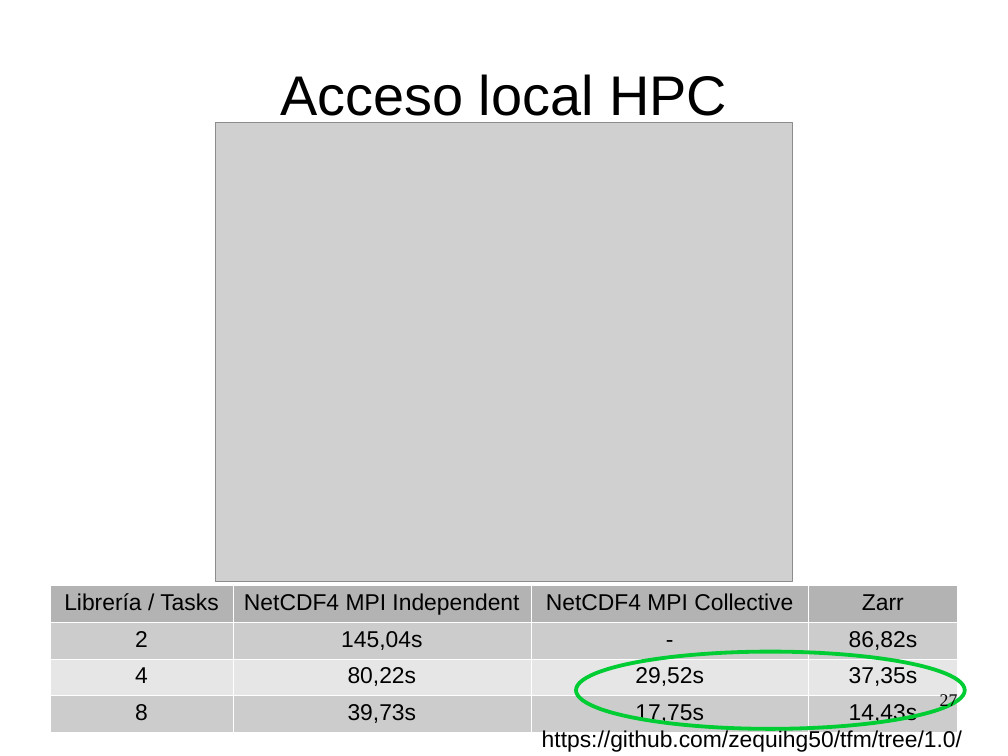
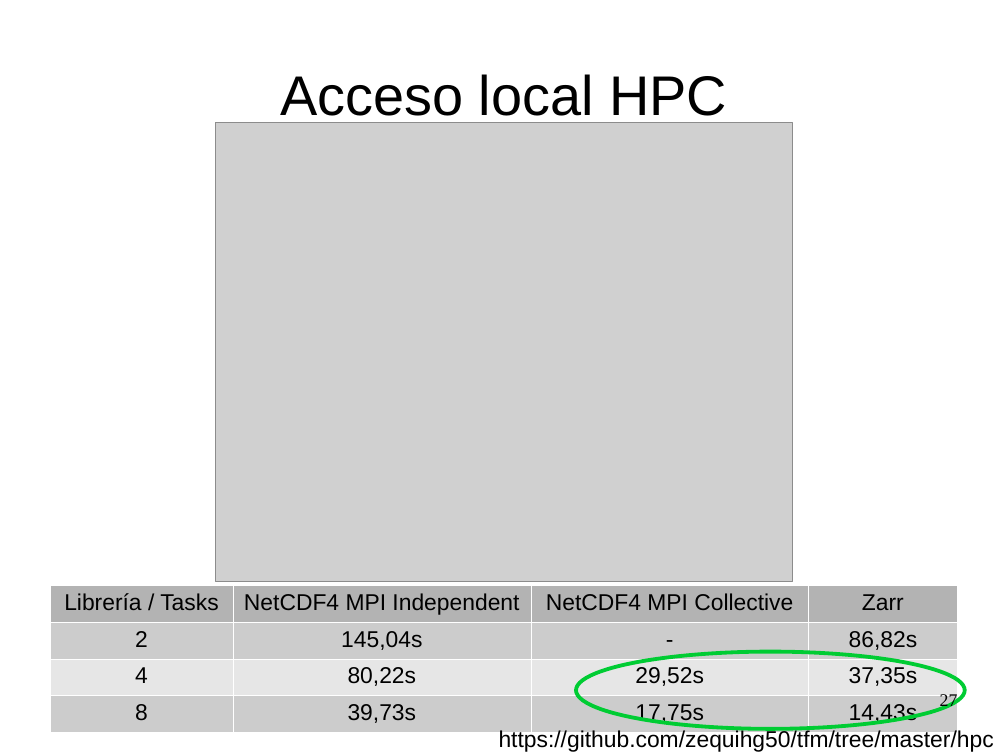
Before and after one commit to zequihg50/tfm, a slide deck: slide 27 of presentacion.odp. Drawn at 1008x756 pixels with LibreOffice and Linux fonts; fonts in the diff are those of the drawing; grey boxes stand for pictures. Boxes give left, top, right and bottom in pixels: in the first picture for what was removed or moved away, otherwise in the second. Text is boxed around its words. In the diff, an @@ line names an element or a change of style, - is before the commit and + after.

```diff
--- a/presentacion.odp
+++ b/presentacion.odp
@@ text at [499, 729, 994, 752]: text changed @@
-https://github.com/zequihg50/tfm/tree/1.0/hpc
+https://github.com/zequihg50/tfm/tree/master/hpc
```
Also in this commit, not shown: 3 other slides changed, 1 other file.
